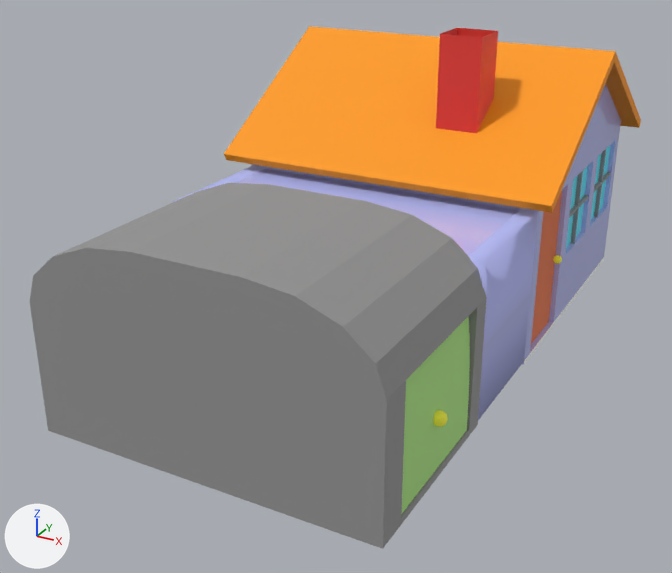
One commit to the FBX model prototipo/Assets/3dObjs/house.fbx: the scene before it, then after it.
Rendered twice from a camera (50 mm lens) standing at (2.19, -13.44, 4.87) and looking at (-2.41, -5.08, 0.69). Arrows for +X, +Y and +Z are at lower left; the lights stay in place. Where no turn or scale is listed for an object, it has been applied to the vertices. Vertices at the same position are counted once.

Objects in the first picture: 'Cube.001', 'Cube.006', 'Cummny', 'House', 'Roof', 'Window Metals'.
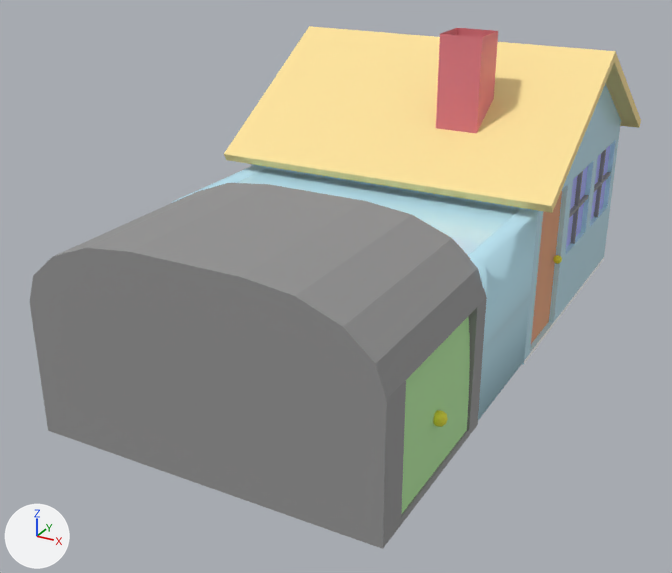
Changed parts and their boxes (x1, y1, x2, y2) in the pictures (672 x 573 px):
'Roof', recoloured (orange to yellow)
    both: (224, 26, 641, 213)
'Cummny', recoloured (red to pink)
    both: (436, 28, 498, 134)
part 1 of me_house_001, recoloured (blue to cyan)
    both: (172, 84, 621, 420)
part 2 of me_house_001, recoloured (cyan to blue)
    both: (566, 146, 610, 247)
part 3 of me_house_001, recoloured
    both: (531, 191, 562, 344)

What changed in the scene script:
```text
Add mat_door_002:
    mat_door_002 = principled_material('door.002')
    mat_door_002.base_color = (1.0, 0.776, 0.326)  # yellow #ffe49b
    mat_door_002.roughness = 0.693
Add mat_door_003:
    mat_door_003 = principled_material('door.003')
    mat_door_003.base_color = (0.8, 0.359, 0.176)  # beige #e7a274
    mat_door_003.roughness = 0.649
Add mat_house_001:
    mat_house_001 = principled_material('House.001')
    mat_house_001.base_color = (0.559, 0.876, 1.0)  # cyan #c5f1ff
    mat_house_001.roughness = 0.000981
Add mat_glass_001:
    mat_glass_001 = principled_material('Glass.001')
    mat_glass_001.base_color = (0.438, 0.475, 1.0)  # blue #b1b7ff
    mat_glass_001.roughness = 0.693
Add mat_chim_001:
    mat_chim_001 = principled_material('chim.001')
    mat_chim_001.base_color = (0.8, 0.199, 0.229)  # pink #e77b84
    mat_chim_001.roughness = 0.465
Change me_house_005:
    where me_house_005.from_pydata(...)  # 12 vertices, 10 faces; spans x -1.96..1.96, y -2.01..2.01, z 0.81..2.1
    remove me_house_005.materials.append(mat_door_001)  # orange #ff9a00
    add me_house_005.materials.append(mat_door_002)  # yellow #ffe49b
Change me_house_004:
    where me_house_004.from_pydata(...)  # 8 vertices, 5 faces; spans x 0.397..0.872, y -1.288..-0.808, z 1.224..2.345
    remove me_house_004.materials.append(mat_chim)  # red #e73c34
    add me_house_004.materials.append(mat_chim_001)  # pink #e77b84
Change me_house_001:
    where me_house_001.from_pydata(...)  # 245 vertices, 231 faces; spans x -1.75..1.75, y -3.28..1.75, z -1.05..2.02
    used by ob_house; location = (-2.11, -2.77, 1.01)
    me_house_001 part 1: all 211 faces that had it switch from mat_house (blue #bec3ff) to mat_house_001 (cyan #c5f1ff)
    me_house_001 part 2: all 11 faces that had it switch from mat_glass (cyan #56e9ff) to mat_glass_001 (blue #b1b7ff)
    me_house_001 part 3: all 2 faces that had it switch from mat_door (orange #e77139) to mat_door_003 (beige #e7a175)
```
